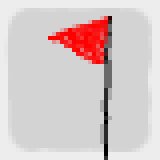
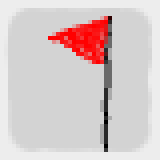
The second 160px x 160px image is a revision of the first. Changes to its layers:
painted on "flag" over (104, 148, 108, 160)
